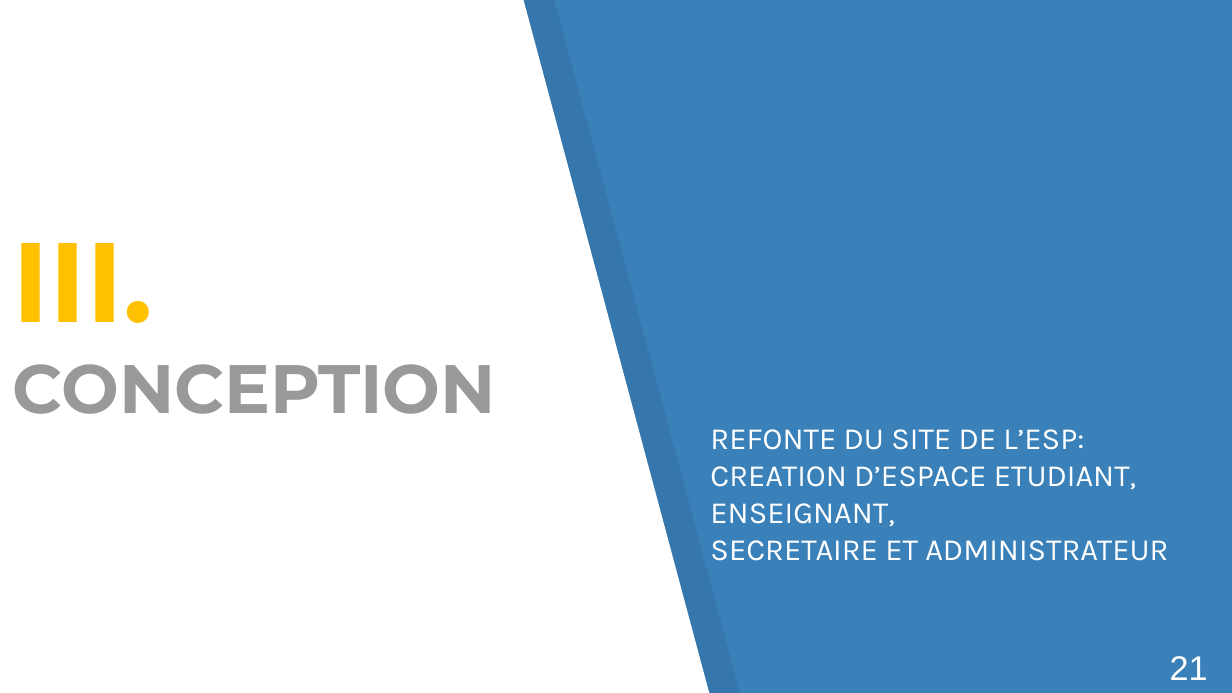
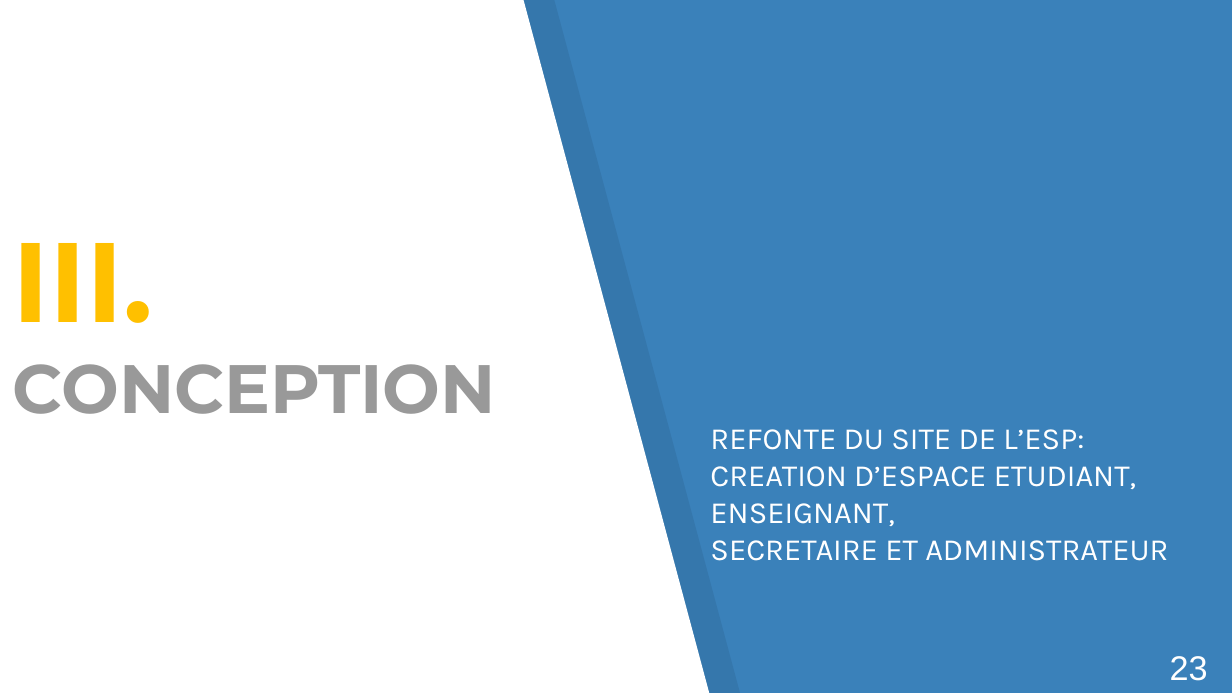
Before and after one commit to JeanPhilippeFall/projet_esp, a slide deck: slide 23 of Présentation DUT.pptx. Drawn at 1232x693 pixels with LibreOffice and Linux fonts; fonts in the diff are those of the drawing. Boxes give left, top, right and bottom in pixels: in the first picture for what was removed or moved away, otherwise in the second. Text is boxed around its words. In the diff, an @@ line names an element or a change of style, - is before the commit and + after.

```diff
--- a/Présentation DUT.pptx
+++ b/Présentation DUT.pptx
@@ text at (1170, 656, 1208, 681): text changed @@
-21
+23
```
Also in this commit, not shown: 20 other slides changed, 1 slide added, 1 slide removed.
